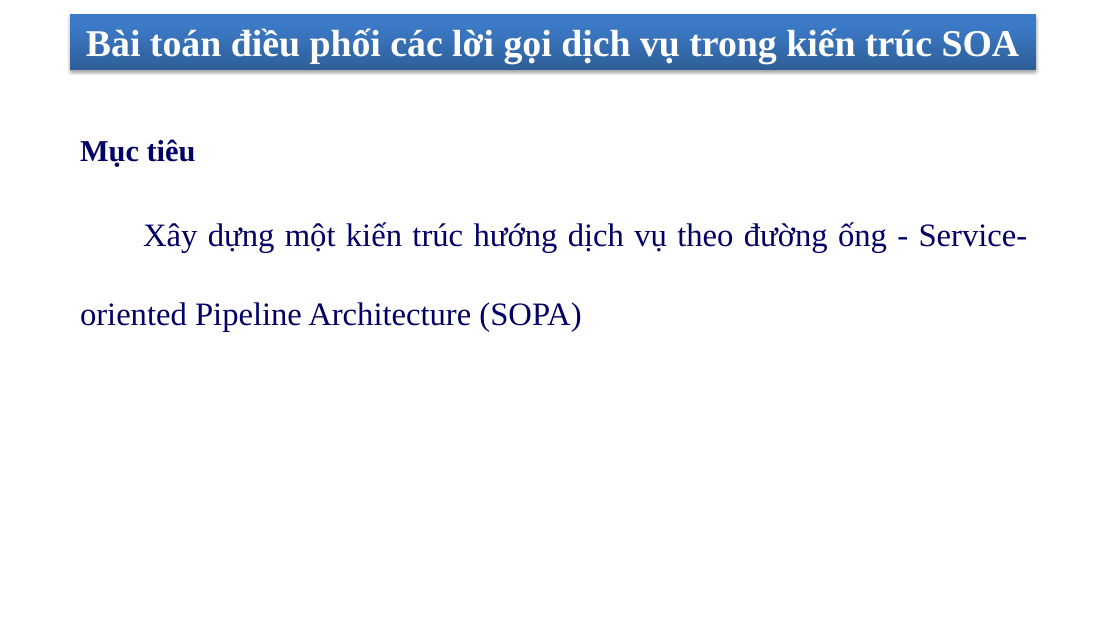
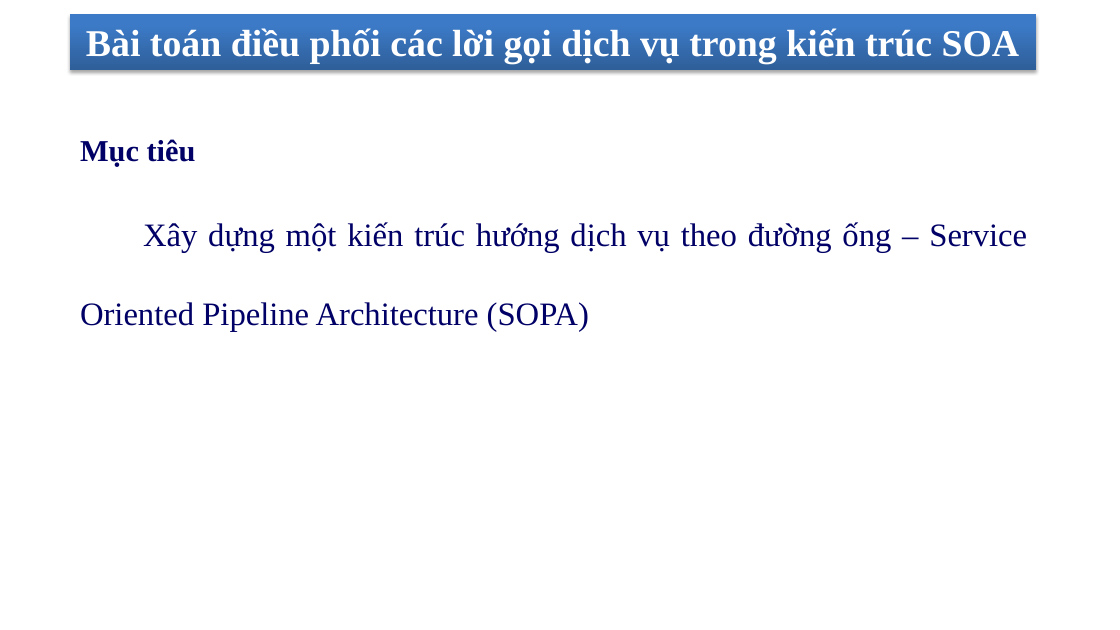
Before and after one commit to nhanhnt/LUANVAN, a slide deck: slide 27 of WORD/luanvan_nhanhnt_ver5.pptx (slide 28 before the commit). Drawn at 1120x630 pixels with LibreOffice and Linux fonts; fonts in the diff are those of the drawing; background and template pictures are left out. Boxes give left, top, right and bottom in pixels: in the first picture for what was removed or moved away, otherwise in the second. Text is boxed around its words. In the diff, an @@ line names an element or a change of style, - is before the commit and + after.

```diff
--- a/WORD/luanvan_nhanhnt_ver5.pptx
+++ b/WORD/luanvan_nhanhnt_ver5.pptx
@@ text at [80,222,1027,331]: text changed @@
-    Xây dựng một kiến trúc hướng dịch vụ theo đường ống - Service-oriented Pipeline Architecture (SOPA)
+    Xây dựng một kiến trúc hướng dịch vụ theo đường ống – Service Oriented Pipeline Architecture (SOPA)
```
Also in this commit, not shown: 2 other slides changed, 2 slides removed, 2 other files.
